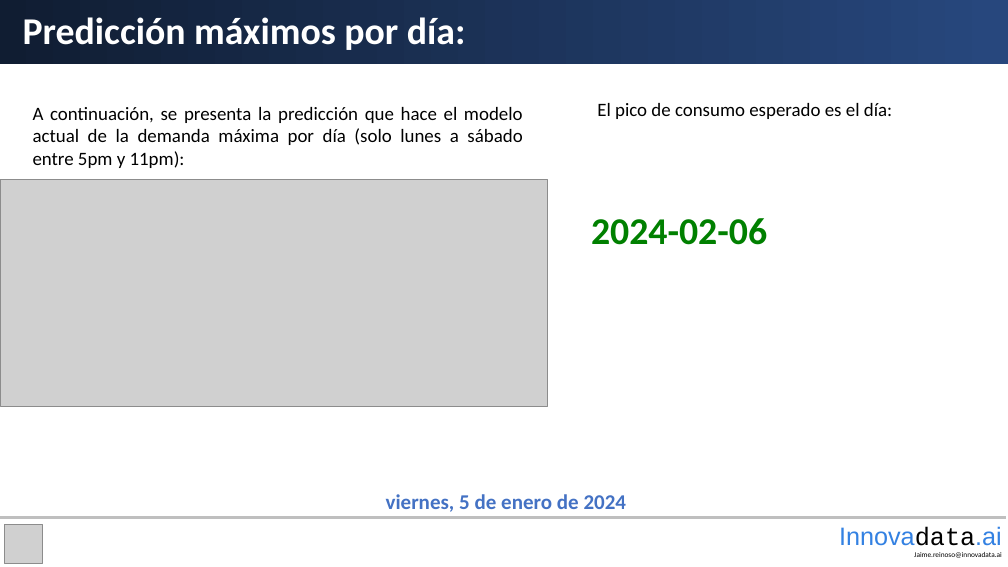
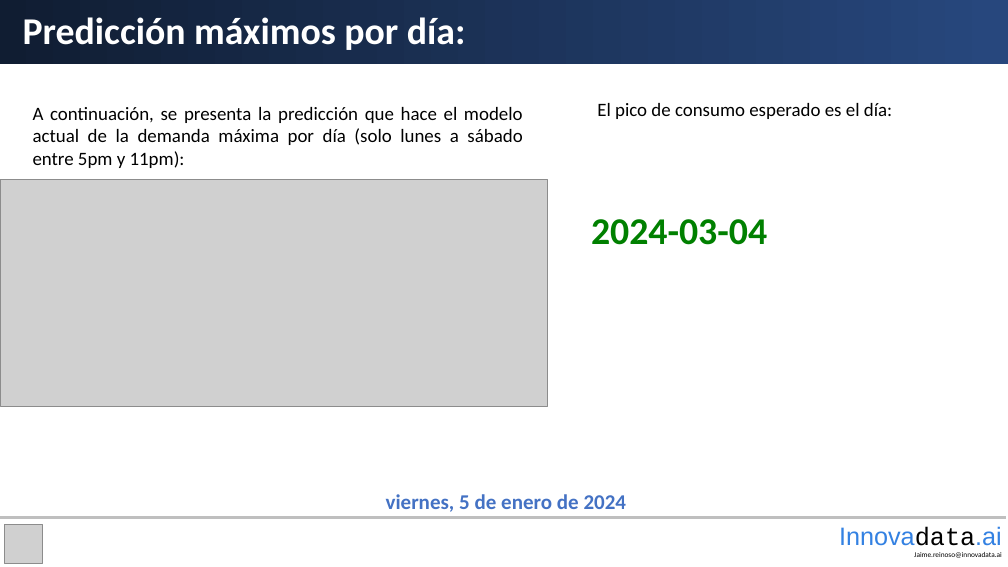
Before and after one commit to jaimereinoso2/CartonesAmericaProduccionXGBoostv3, a slide deck: slide 3 of Reportar Resultados.pptx. Drawn at 1008x567 pixels with LibreOffice and Linux fonts; fonts in the diff are those of the drawing; grey boxes stand for pictures. Boxes give left, top, right and bottom in pixels: in the first picture for what was removed or moved away, otherwise in the second. Text is boxed around its words. In the diff, an @@ line names an element or a change of style, - is before the commit and + after.

```diff
--- a/Reportar Resultados.pptx
+++ b/Reportar Resultados.pptx
@@ text at [591,219,767,245]: text changed @@
-2024-02-06
+2024-03-04
```
Also in this commit, not shown: 7 other files.
